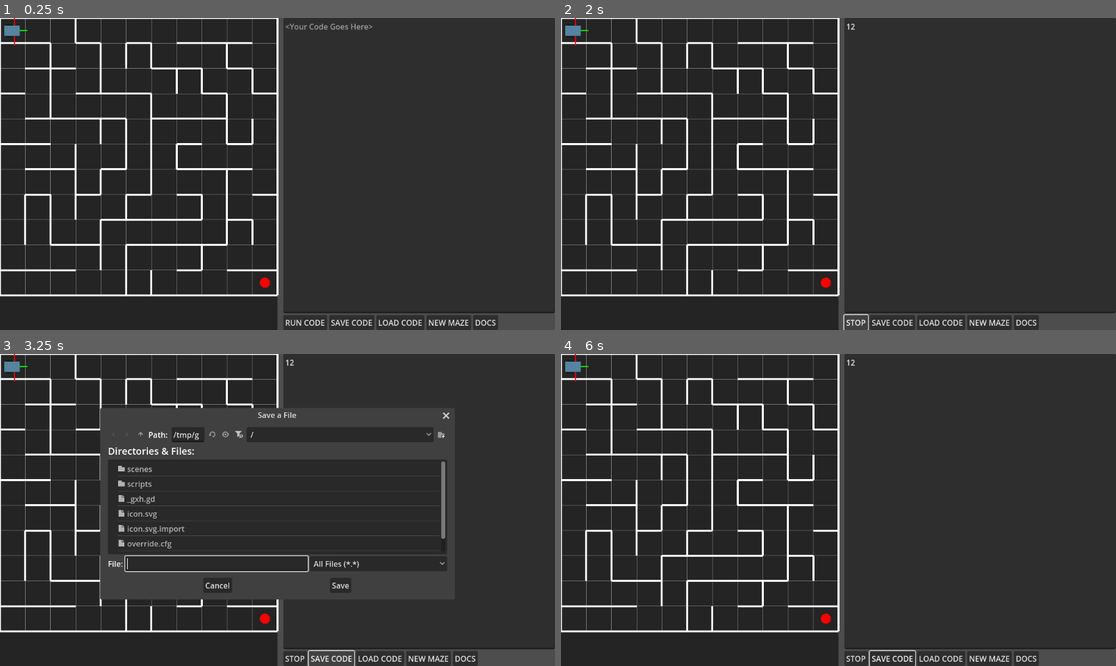
Above: before the commit, frames 1-4 (two rows, left to right).
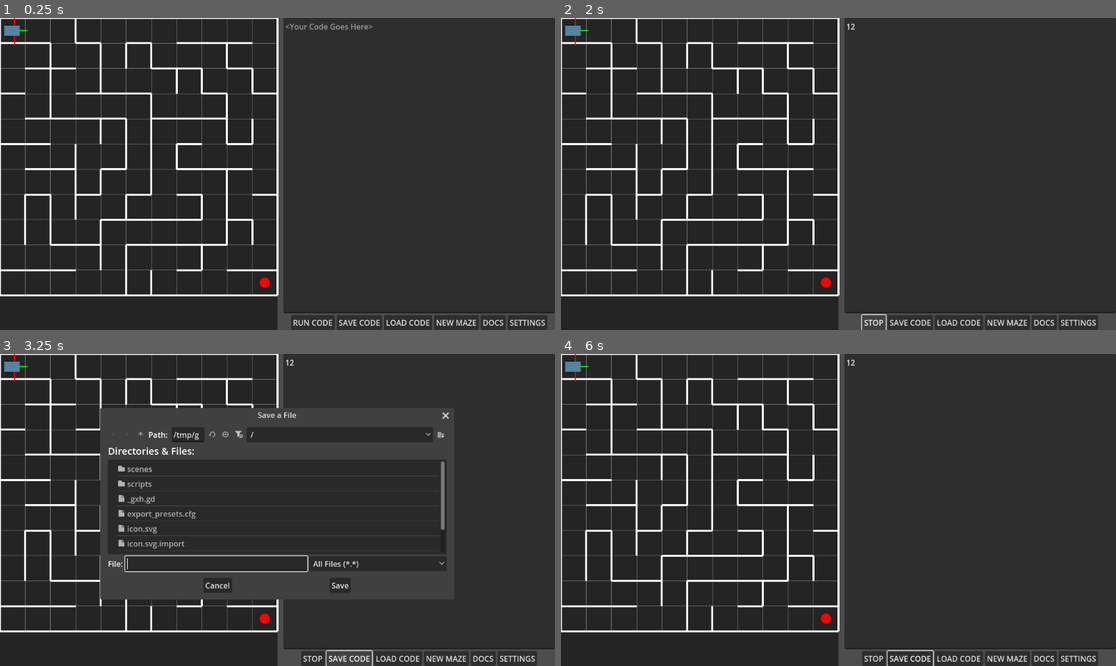
Above: after the commit, the same moments.

Repository: jamesabsolom/micromouse
Game: Godot game, scene res://scenes/main.tscn
The game is run twice, just before and just after one commit, with the same random seed, the same clock (stepped at 60 frames per second) and the same inputs.
Inputs (mouse positions are in pixels of both pictures, inside the frame that each line leads up to):
- Up to frame 1 (0.25 s): no input
- Up to frame 2 (2 s): click (982, 164) at 0.52 s; type "12" at 0.6 s; click "RUN CODE" at 1.25 s
- Up to frame 3 (3.25 s): click "STOP" at 2 s; click "SAVE CODE" at 2.75 s
- Up to frame 4 (6 s): click (777, 563) at 3.52 s; type "12" at 3.6 s; click "LOAD CODE" at 4.25 s; click "DOCS" at 5 s; click "Cancel" at 5.75 s

The runs differ from the first frame. In frame 1, 1.0% of the frame differs, in the area x 51-99%, y 95-100%; in frame 2, 1.0%; in frame 3, 1.6%, in the area x 23-97%, y 18-100%; in frame 4, 1.1%.

Commit message:
added settings menu

Diff:
--- a/scenes/main.tscn
+++ b/scenes/main.tscn
@@ -1,8 +1,9 @@
-[gd_scene load_steps=5 format=3 uid="uid://bibm3u8hycr37"]
+[gd_scene load_steps=6 format=3 uid="uid://bibm3u8hycr37"]
 
 [ext_resource type="Script" uid="uid://b717xco5do5q7" path="res://scripts/maze.gd" id="1_0wfyh"]
 [ext_resource type="Script" uid="uid://bow6ndxsal3t1" path="res://scripts/script_runner.gd" id="2_jyhfs"]
 [ext_resource type="PackedScene" uid="uid://bic00e40n4ase" path="res://scenes/mouse.tscn" id="2_sugp2"]
+[ext_resource type="Script" uid="uid://ddhd8e5ap4106" path="res://scripts/UI/settings_popup.gd" id="4_jyhfs"]
 
 [sub_resource type="CircleShape2D" id="CircleShape2D_sugp2"]
 
@@ -68,12 +69,14 @@
 size_flags_stretch_ratio = 0.0
 script = ExtResource("2_jyhfs")
 code_editor_path = NodePath("CodeEditor")
-run_button_path = NodePath("HBoxContainer/RunButton")
-save_button_path = NodePath("HBoxContainer/SaveButton")
-load_button_path = NodePath("HBoxContainer/LoadButton")
+run_button_path = NodePath("CenterContainer/HBoxContainer/RunButton")
+save_button_path = NodePath("CenterContainer/HBoxContainer/SaveButton")
+load_button_path = NodePath("CenterContainer/HBoxContainer/LoadButton")
 file_dialog_path = NodePath("FileDialog")
 maze_path = NodePath("../../Container/Maze")
-generate_button_path = NodePath("HBoxContainer/MazeButton")
+generate_button_path = NodePath("CenterContainer/HBoxContainer/MazeButton")
+settings_button_path = NodePath("CenterContainer/HBoxContainer/Settings")
+settings_popup_path = NodePath("../../../PopupPanel")
 mouse_path = NodePath("../../../../Mouse")
 
 [node name="CodeEditor" type="TextEdit" parent="UI/HSplitContainer/Container2/VBoxContainer"]
@@ -82,31 +85,110 @@
 placeholder_text = "<Your Code Goes Here>"
 scroll_smooth = true
 
-[node name="HBoxContainer" type="HBoxContainer" parent="UI/HSplitContainer/Container2/VBoxContainer"]
+[node name="CenterContainer" type="CenterContainer" parent="UI/HSplitContainer/Container2/VBoxContainer"]
+layout_mode = 2
+
+[node name="HBoxContainer" type="HBoxContainer" parent="UI/HSplitContainer/Container2/VBoxContainer/CenterContainer"]
 layout_mode = 2
 size_flags_vertical = 0
 
-[node name="RunButton" type="Button" parent="UI/HSplitContainer/Container2/VBoxContainer/HBoxContainer"]
+[node name="RunButton" type="Button" parent="UI/HSplitContainer/Container2/VBoxContainer/CenterContainer/HBoxContainer"]
 layout_mode = 2
 text = "RUN CODE"
 
-[node name="SaveButton" type="Button" parent="UI/HSplitContainer/Container2/VBoxContainer/HBoxContainer"]
+[node name="SaveButton" type="Button" parent="UI/HSplitContainer/Container2/VBoxContainer/CenterContainer/HBoxContainer"]
 layout_mode = 2
 text = "SAVE CODE"
 
-[node name="LoadButton" type="Button" parent="UI/HSplitContainer/Container2/VBoxContainer/HBoxContainer"]
+[node name="LoadButton" type="Button" parent="UI/HSplitContainer/Container2/VBoxContainer/CenterContainer/HBoxContainer"]
 layout_mode = 2
 text = "LOAD CODE"
 
-[node name="MazeButton" type="Button" parent="UI/HSplitContainer/Container2/VBoxContainer/HBoxContainer"]
+[node name="MazeButton" type="Button" parent="UI/HSplitContainer/Container2/VBoxContainer/CenterContainer/HBoxContainer"]
 layout_mode = 2
 text = "NEW MAZE"
 
-[node name="Documentation" type="Button" parent="UI/HSplitContainer/Container2/VBoxContainer/HBoxContainer"]
+[node name="Documentation" type="Button" parent="UI/HSplitContainer/Container2/VBoxContainer/CenterContainer/HBoxContainer"]
 layout_mode = 2
 text = "DOCS"
+
+[node name="Settings" type="Button" parent="UI/HSplitContainer/Container2/VBoxContainer/CenterContainer/HBoxContainer"]
+layout_mode = 2
+text = "SETTINGS"
 
 [node name="FileDialog" type="FileDialog" parent="UI/HSplitContainer/Container2/VBoxContainer"]
 access = 2
 
+[node name="PopupPanel" type="PopupPanel" parent="UI"]
+transparent_bg = false
+size = Vector2i(234, 225)
+script = ExtResource("4_jyhfs")
+cb_interpreter_debug_path = NodePath("MarginContainer/VBoxContainer/cb_interpreter_debug")
+cb_sensor_debug_path = NodePath("MarginContainer/VBoxContainer/cb_sensor_debug")
+cb_print_parse_tree_path = NodePath("MarginContainer/VBoxContainer/cb_print_parse_tree")
+btn_ok_path = NodePath("MarginContainer/VBoxContainer/HBoxContainer/btn_ok")
+btn_cancel_path = NodePath("MarginContainer/VBoxContainer/HBoxContainer/btn_cancel")
+slider_mouse_speed_path = NodePath("MarginContainer/VBoxContainer/HBoxContainer2/slider_mouse_speed")
+lbl_speed_value_path = NodePath("MarginContainer/VBoxContainer/HBoxContainer2/lbl_speed_value")
+
+[node name="MarginContainer" type="MarginContainer" parent="UI/PopupPanel"]
+offset_left = 4.0
+offset_top = 4.0
+offset_right = 230.0
+offset_bottom = 221.0
+
+[node name="ColorRect" type="ColorRect" parent="UI/PopupPanel/MarginContainer"]
+layout_mode = 2
+color = Color(0.479183, 0.479183, 0.479183, 1)
+
+[node name="VBoxContainer" type="VBoxContainer" parent="UI/PopupPanel/MarginContainer"]
+layout_mode = 2
+
+[node name="lbl_mouse_settings" type="Label" parent="UI/PopupPanel/MarginContainer/VBoxContainer"]
+layout_mode = 2
+text = "MOUSE SETTINGS"
+
+[node name="HBoxContainer2" type="HBoxContainer" parent="UI/PopupPanel/MarginContainer/VBoxContainer"]
+layout_mode = 2
+
+[node name="lbl_mouse_speed" type="Label" parent="UI/PopupPanel/MarginContainer/VBoxContainer/HBoxContainer2"]
+layout_mode = 2
+text = "Mouse Speed:"
+
+[node name="slider_mouse_speed" type="HSlider" parent="UI/PopupPanel/MarginContainer/VBoxContainer/HBoxContainer2"]
+custom_minimum_size = Vector2(100, 0)
+layout_mode = 2
+max_value = 10.0
+
+[node name="lbl_speed_value" type="Label" parent="UI/PopupPanel/MarginContainer/VBoxContainer/HBoxContainer2"]
+layout_mode = 2
+text = "5"
+
+[node name="lbl_debug_settings" type="Label" parent="UI/PopupPanel/MarginContainer/VBoxContainer"]
+layout_mode = 2
+text = "DEBUG SETTINGS"
+
+[node name="cb_interpreter_debug" type="CheckBox" parent="UI/PopupPanel/MarginContainer/VBoxContainer"]
+layout_mode = 2
+text = "Interpreter Debug"
+
+[node name="cb_sensor_debug" type="CheckBox" parent="UI/PopupPanel/MarginContainer/VBoxContainer"]
+layout_mode = 2
+text = "Sensor Debug"
+
+[node name="cb_print_parse_tree" type="CheckBox" parent="UI/PopupPanel/MarginContainer/VBoxContainer"]
+layout_mode = 2
+text = "Print Parse Tree"
+
+[node name="HBoxContainer" type="HBoxContainer" parent="UI/PopupPanel/MarginContainer/VBoxContainer"]
+layout_mode = 2
+
+[node name="btn_ok" type="Button" parent="UI/PopupPanel/MarginContainer/VBoxContainer/HBoxContainer"]
+layout_mode = 2
+text = "Confirm"
+
+[node name="btn_cancel" type="Button" parent="UI/PopupPanel/MarginContainer/VBoxContainer/HBoxContainer"]
+layout_mode = 2
+text = "Cancel"
+
 [connection signal="body_entered" from="UI/HSplitContainer/Container/Maze/Goal" to="UI/HSplitContainer/Container2/VBoxContainer" method="_on_Goal_body_entered"]
--- /dev/null
+++ b/scripts/UI/settings_popup.gd
@@ -0,0 +1,46 @@
+extends PopupPanel
+
+@export var cb_interpreter_debug_path : NodePath
+@export var cb_sensor_debug_path : NodePath
+@export var cb_print_parse_tree_path : NodePath
+@export var btn_ok_path : NodePath
+@export var btn_cancel_path : NodePath
+@export var slider_mouse_speed_path : NodePath
+@export var lbl_speed_value_path : NodePath
+
+@onready var cb_interpreter_debug = get_node(cb_interpreter_debug_path)
+@onready var cb_sensor_debug = get_node(cb_sensor_debug_path)
+@onready var cb_print_parse_tree = get_node(cb_print_parse_tree_path)
+@onready var btn_ok = get_node(btn_ok_path)
+@onready var btn_cancel = get_node(btn_cancel_path)
+@onready var slider_mouse_speed = get_node(slider_mouse_speed_path)
+@onready var lbl_speed_value = get_node(lbl_speed_value_path)
+
+func _ready():
+	# Initialize checkbox states from Globals
+	cb_interpreter_debug.button_pressed = Globals.interpreter_debug_enabled
+	cb_sensor_debug.button_pressed = Globals.sensor_debug
+	cb_print_parse_tree.button_pressed = Globals.print_parse_tree
+
+	# init slider & label
+	slider_mouse_speed.value = Globals.move_speed
+	lbl_speed_value.text = str(int(slider_mouse_speed.value))
+	slider_mouse_speed.connect("value_changed", Callable(self, "_on_speed_changed"))
+
+	btn_ok.pressed.connect(_on_ok)
+	btn_cancel.pressed.connect(_on_cancel)
+
+func _on_speed_changed(value: float) -> void:
+	lbl_speed_value.text = str(int(value))
+
+func _on_ok():
+	# Write back into Globals
+	Globals.interpreter_debug_enabled = cb_interpreter_debug.button_pressed
+	Globals.sensor_debug = cb_sensor_debug.button_pressed
+	Globals.print_parse_tree = cb_print_parse_tree.button_pressed
+
+	Globals.move_speed = int(slider_mouse_speed.value)
+	hide()
+
+func _on_cancel():
+	hide()
--- a/scripts/globals.gd
+++ b/scripts/globals.gd
@@ -1,3 +1,4 @@
+# res://scripts/globals.gd
 extends Node
 
 ## DEBUG SETTINGS ##
--- a/scripts/mouse.gd
+++ b/scripts/mouse.gd
@@ -14,7 +14,6 @@
 
 func _ready() -> void:
 	Globals.mouse_ref = self
-	move_speed = Globals.move_speed
 	start_position = position
 	start_rotation = rotation
 	# Always enable processing so _process and _draw run each frame
@@ -40,7 +39,7 @@
 
 func move_forward() -> void:
 	var direction = Vector2.RIGHT.rotated(rotation)
-	velocity = direction * move_speed
+	velocity = direction * Globals.move_speed
 	move_and_collide(velocity)
 
 func turn_left() -> void:
--- a/scripts/script_runner.gd
+++ b/scripts/script_runner.gd
@@ -7,6 +7,8 @@
 @export var file_dialog_path: NodePath
 @export var maze_path: NodePath
 @export var generate_button_path: NodePath
+@export var settings_button_path: NodePath
+@export var settings_popup_path: NodePath
 
 @onready var code_editor = get_node(code_editor_path)
 @onready var run_button = get_node(run_button_path)
@@ -15,6 +17,8 @@
 @onready var file_dialog = get_node(file_dialog_path)
 @onready var maze = get_node(maze_path)
 @onready var gen_button = get_node(generate_button_path)
+@onready var settings_button = get_node(settings_button_path)
+@onready var settings_popup = get_node(settings_popup_path)
 @onready var interpreter = preload("res://scripts/interpreter/mouse_interpreter.gd").new()
 
 @export var mouse_path: NodePath  # drag the mouse into this in the Inspector
@@ -31,6 +35,7 @@
 	load_button.pressed.connect(_on_load_pressed)
 	file_dialog.file_selected.connect(_on_file_selected)
 	gen_button.pressed.connect(_on_generate_pressed)
+	settings_button.pressed.connect(_on_settings_pressed)
 
 func _on_run_pressed():
 	if interpreter.running:
@@ -112,3 +117,7 @@
 	maze.mouse.resize_mouse(maze.CELL_SIZE)
 	maze._position_goal()
 	maze.queue_redraw()
+
+func _on_settings_pressed():
+	# Show the popup (it will read current Globals in _ready())
+	settings_popup.popup_centered()
Not shown, added: export_presets.cfg
Not shown, added: scripts/UI/settings_popup.gd.uid
